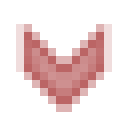
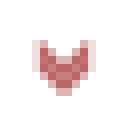
Comparing the layer stacks of the two 128 × 128 images. Changes:
painted on "arrow" over [16,24,112,112]
